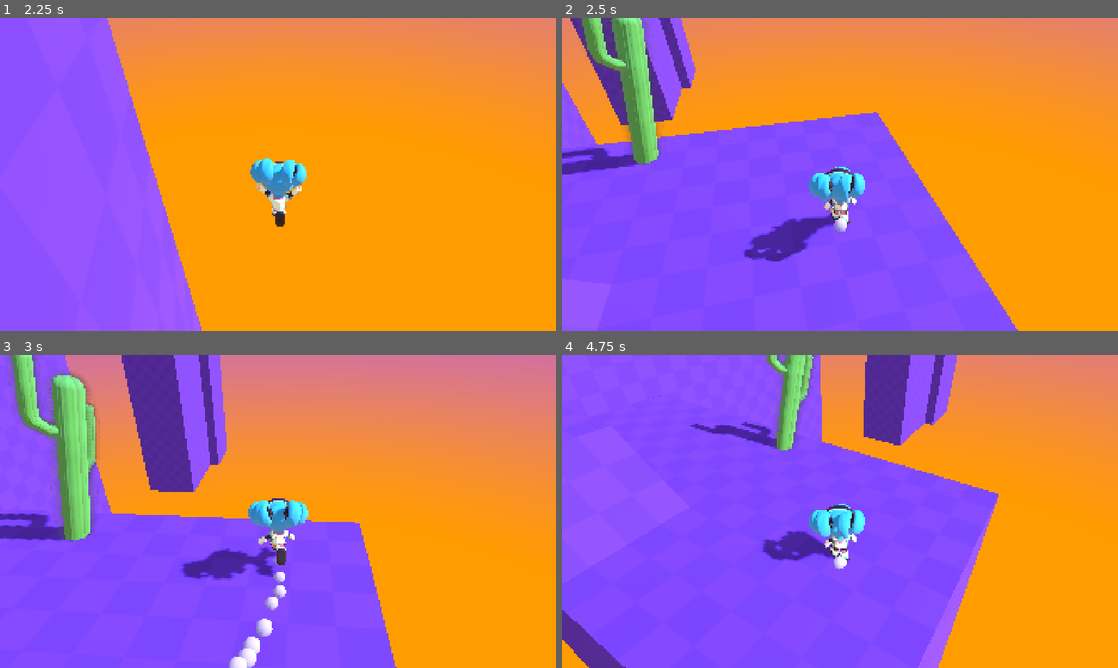
Above: before the commit, frames 1-4 (two rows, left to right).
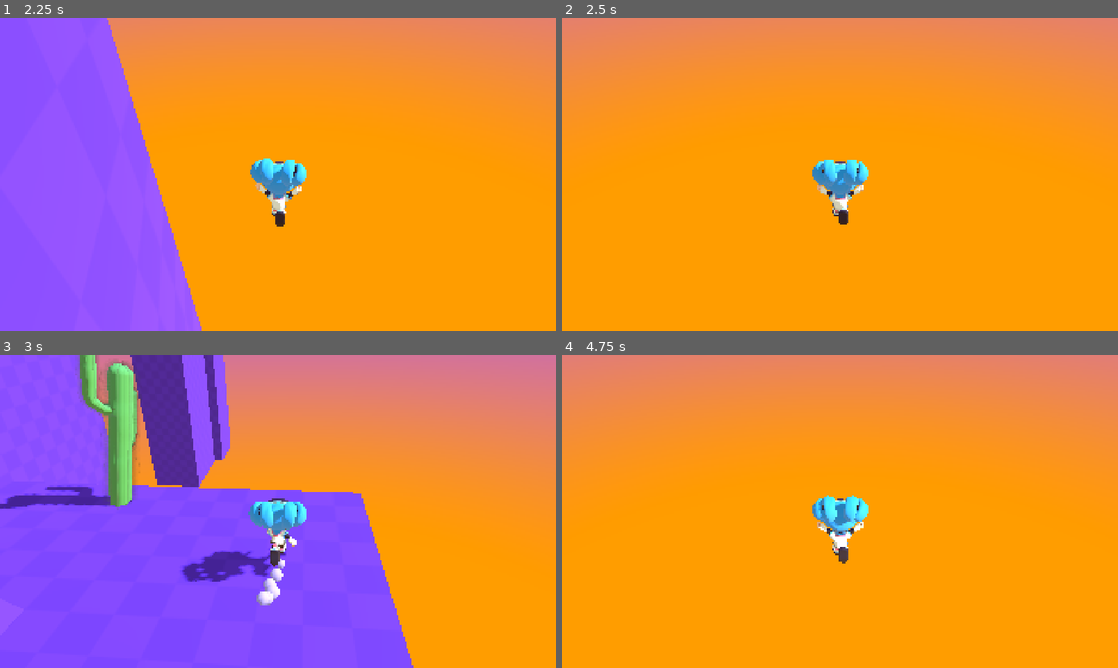
Above: after the commit, the same moments.

Repository: SzaboKt/godot-fejlettprog
Game: Godot game, scene res://game.tscn
Two runs of this game, one before a commit and one after it. Both use one fixed random seed, a clock stepped at 60 frames per second and the inputs below.
Inputs (mouse positions are in pixels of both pictures, inside the frame that each line leads up to):
- Up to frame 1 (2.25 s): move the mouse to (400, 158) at 0.52 s; hold D (move_right) 0.53-1.28 s; hold F (push_enemy, bound only after the commit) 0.53-1.28 s; tap Space (jump) at 0.77, 1.52 s; move the mouse to (166, 190) at 1.27 s; hold S (move_down) 1.28-2.03 s; click (166, 190) at 1.35 s; tap F (push_enemy, bound only after the commit) at 1.55 s; move the mouse to (289, 168) at 2.02 s; hold W (move_up) from 2.03 s (still down); hold F (push_enemy, bound only after the commit) from 2.03 s (still down)
- Up to frame 2 (2.5 s): keep holding W (move_up); keep holding F (push_enemy, bound only after the commit)
- Up to frame 3 (3 s): keep holding W (move_up); move the mouse to (272, 517) at 2.77 s; release F (push_enemy, bound only after the commit) at 2.78 s; tap F (push_enemy, bound only after the commit) at 2.85 s
- Up to frame 4 (4.75 s): keep holding W (move_up); tap Space (jump) at 3.02, 3.77, 4.52 s; move the mouse to (878, 514) at 3.52 s; press the mouse at (878, 514) at 3.53 s; tap F (push_enemy, bound only after the commit) at 3.8, 4.35 s; move the mouse to (795, 508) at 4.27 s; release the mouse at (795, 508) at 4.28 s

Frame 1 is identical in both runs. In frame 2, 51% of the frame differs, in the area x 0-83%, y 0-100%; in frame 3, 18%; in frame 4, 68%, in the area x 0-79%, y 0-100%.

Commit message:
feat: player can push enemies

Diff:
--- a/level/interactable/kill_plane/kill_plane_3d.gd
+++ b/level/interactable/kill_plane/kill_plane_3d.gd
@@ -3,6 +3,9 @@
 
 func _ready() -> void:
 	body_entered.connect(func (_body_that_entered: PhysicsBody3D) -> void:
-		await get_tree().process_frame
-		Events.kill_plane_touched.emit()
+		if _body_that_entered is Player:
+			await get_tree().process_frame
+			Events.kill_plane_touched.emit()
+		else:
+			_body_that_entered.queue_free()
 	)
--- a/level/level.tscn
+++ b/level/level.tscn
@@ -83,6 +83,10 @@
 vertices = PackedVector3Array(-24.25, 8.5, -19.5, -25.25, 8.5, -19.75, -25.5, 8.5, -19.25, -27, 8.5, -23.5, -27, 8.5, -21.5, -25.75, 8.5, -22.25, -24.75, 8.5, -22.25, -23, 8.5, -23.5, -23, 8.5, -16.5, -23.75, 8.5, -21.5, -26.25, 8.5, -19.25, -27, 8.5, -20.5, -27, 8.5, -16.5)
 polygons = [PackedInt32Array(2, 1, 0), PackedInt32Array(5, 4, 3), PackedInt32Array(5, 3, 6), PackedInt32Array(6, 3, 7), …(195 unchanged characters)…
 
+[sub_resource type="NavigationMesh" id="NavigationMesh_rhqlf"]
+vertices = PackedVector3Array(-36, 8.5, -23.5, -36, 8.5, -16.5, -32, 8.5, -16.5, -32, 8.5, -23.5)
+polygons = [PackedInt32Array(3, 2, 0), PackedInt32Array(0, 2, 1)]
+
 [node name="Level" type="Node3D"]
 
 [node name="WorldEnvironment" type="WorldEnvironment" parent="."]
@@ -95,7 +99,7 @@
 directional_shadow_max_distance = 40.0
 
 [node name="KillPlane" parent="." instance=ExtResource("3_1g472")]
-transform = Transform3D(0.707107, 0, -0.707107, 0, 1, 0, 0.707107, 0, 0.707107, -55.25, -17.7152, -20)
+transform = Transform3D(0.707107, 0, -0.707107, 0, 1, 0, 0.707107, 0, 0.707107, -55.25, -27.3072, -20)
 
 [node name="Cactus_Small_4" parent="." instance=ExtResource("1_oaaa3")]
 transform = Transform3D(1.97278, -0.330371, -0.0536778, 0.330812, 1.9734, 0.0124367, 0.0508846, -0.0211358, 2.00022, 3.5, 2.2809, -28)
@@ -161,12 +165,6 @@
 [node name="Cactus_Small_9" parent="." instance=ExtResource("6_ona4a")]
 transform = Transform3D(-2.99633, 0.231602, -1.56352, 0.381736, 3.35793, -0.234152, 1.5338, -0.383288, -2.99613, -47.7949, 8.42468, -22.8013)
 
-[node name="CSGBox3D11" type="CSGBox3D" parent="."]
-transform = Transform3D(1, 0, 0, 0, 1, 0, 0, 0, 1, -34, 7.5, -20)
-material_override = ExtResource("7_njuj4")
-use_collision = true
-size = Vector3(5, 1, 8)
-
 [node name="CSGBox3D2" type="CSGBox3D" parent="."]
 transform = Transform3D(1, 0, 0, 0, 1, 0, 0, 0, 1, 2, -9.5, -31)
 material_override = ExtResource("7_njuj4")
@@ -248,4 +246,20 @@
 [node name="Area3D" parent="NavigationRegion3D/Rogue" index="4"]
 collision_mask = 2
 
+[node name="NavigationRegion3D2" type="NavigationRegion3D" parent="."]
+navigation_mesh = SubResource("NavigationMesh_rhqlf")
+
+[node name="CSGBox3D11" type="CSGBox3D" parent="NavigationRegion3D2"]
+transform = Transform3D(1, 0, 0, 0, 1, 0, 0, 0, 1, -34, 7.5, -20)
+material_override = ExtResource("7_njuj4")
+use_collision = true
+size = Vector3(5, 1, 8)
+
+[node name="Rogue" parent="NavigationRegion3D2" instance=ExtResource("12_tpysj")]
+transform = Transform3D(-0.693226, 0, 0.720721, 0, 1, 0, -0.720721, 0, -0.693226, -32.993, 7.98995, -21.6065)
+
+[node name="Area3D" parent="NavigationRegion3D2/Rogue" index="4"]
+collision_mask = 2
+
 [editable path="NavigationRegion3D/Rogue"]
+[editable path="NavigationRegion3D2/Rogue"]
--- a/player/player_3d_template.gd
+++ b/player/player_3d_template.gd
@@ -16,7 +16,7 @@
 ## animation tree changes between the idle and running states.
 @export var stopping_speed := 1.0
 
-@export var push_speed := 40
+@export var push_speed: float = 40.0
 
 @export_group("Camera")
 @export_range(0.0, 1.0) var mouse_sensitivity := 0.25
@@ -30,6 +30,7 @@
 var _gravity := -30.0
 var _was_on_floor_last_frame := true
 var _camera_input_direction := Vector2.ZERO
+var _enemy : CharacterBody3D
 
 ## The last movement or aim direction input by the player. We use this to orient
 ## the character model.
@@ -43,7 +44,7 @@
 @onready var _landing_sound: AudioStreamPlayer3D = %LandingSound
 @onready var _jump_sound: AudioStreamPlayer3D = %JumpSound
 @onready var _dust_particles: GPUParticles3D = %DustParticles
-
+@onready var label: Label = $Label
 
 func _ready() -> void:
 	Events.kill_plane_touched.connect(func on_kill_plane_touched() -> void:
@@ -64,6 +65,8 @@
 		Input.mouse_mode = Input.MOUSE_MODE_VISIBLE
 	elif event.is_action_pressed("left_click"):
 		Input.mouse_mode = Input.MOUSE_MODE_CAPTURED
+	if _enemy and event.is_action_pressed("push_enemy"):
+		_enemy.push()
 
 
 func _unhandled_input(event: InputEvent) -> void:
@@ -79,7 +82,7 @@
 
 func push(global_projectile_position) -> void:
 	var push_direction = (global_position - global_projectile_position).normalized()
-	velocity = push_direction * push_speed
+	velocity += push_direction * push_speed
 
 func _physics_process(delta: float) -> void:
 	_camera_pivot.rotation.x += _camera_input_direction.y * delta
@@ -135,4 +138,13 @@
 		_landing_sound.play()
 
 	_was_on_floor_last_frame = is_on_floor()
+
 	move_and_slide()
+
+func _enemy_in_detection_area(body: Node3D) -> void:
+	_enemy = body
+	label.visible = true
+
+func _enemy_exited_detection_area(body: Node3D) -> void:
+	_enemy = null
+	label.visible = false
--- a/player/player_3d_template.tscn
+++ b/player/player_3d_template.tscn
@@ -47,6 +47,9 @@
 length = 0.5
 slide_on_slope = true
 
+[sub_resource type="SphereShape3D" id="SphereShape3D_6bmsq"]
+radius = 2.87594
+
 [node name="Player" type="CharacterBody3D"]
 collision_layer = 3
 script = ExtResource("1_6bmsq")
@@ -94,3 +97,22 @@
 transform = Transform3D(1, 3.19744e-14, 2.13163e-14, 0, 1, 0, 0, 0, 1, -2.4869e-14, 2.38419e-07, 10)
 current = true
 fov = 50.0
+
+[node name="EnemyDetectionArea" type="Area3D" parent="."]
+collision_layer = 0
+collision_mask = 8
+
+[node name="CollisionShape3D" type="CollisionShape3D" parent="EnemyDetectionArea"]
+shape = SubResource("SphereShape3D_6bmsq")
+
+[node name="Label" type="Label" parent="."]
+visible = false
+offset_left = 1084.0
+offset_top = 615.0
+offset_right = 1449.0
+offset_bottom = 684.0
+theme_override_font_sizes/font_size = 50
+text = "Press F to push"
+
+[connection signal="body_entered" from="EnemyDetectionArea" to="." method="_enemy_in_detection_area"]
+[connection signal="body_exited" from="EnemyDetectionArea" to="." method="_enemy_exited_detection_area"]
--- a/project.godot
+++ b/project.godot
@@ -74,6 +74,11 @@
 "events": [Object(InputEventMouseButton,"resource_local_to_scene":false,"resource_name":"","device":-1,"window_id":0,"a …(253 unchanged characters)…
 ]
 }
+push_enemy={
+"deadzone": 0.2,
+"events": [Object(InputEventKey,"resource_local_to_scene":false,"resource_name":"","device":-1,"window_id":0,"alt_pressed":false,"shift_pressed":false,"ctrl_pressed":false,"meta_pressed":false,"pressed":false,"keycode":0,"physical_keycode":70,"key_label":0,"unicode":102,"location":0,"echo":false,"script":null)
+]
+}
 
 [rendering]
 
--- a/rouge/rogue.gd
+++ b/rouge/rogue.gd
@@ -5,6 +5,7 @@
 @export var jump_velocity: float = 4.5
 @export var rotation_speed: float = 5.0
 @export var acceleration: float = 20.0
+@export var push_speed: float = 20.0
 
 @onready var navigation_agent_3d: NavigationAgent3D = $NavigationAgent3D
 @onready var gravity: float = -ProjectSettings.get_setting("physics/3d/default_gravity")
@@ -18,6 +19,7 @@
 var move_direction: Vector3
 var bake_finished: bool = false
 var player: Player
+var being_pushed: bool = false
 
 func randomize_wander():
 	var random_point := Vector3(randf_range(-30, 30), 0, randf_range(-30, 30))
@@ -36,14 +38,19 @@
 
 func _physics_process(delta: float) -> void:
 	if player:
-		velocity = Vector3.ZERO
 		look_at(player.global_position, Vector3(0,1,0), true)
 		animation_tree["parameters/conditions/is_shooting"] = true
 		animation_tree["parameters/conditions/idle"] = false
 		animation_tree["parameters/conditions/is_walking"] = false
+		if state_machine.get_current_node() == "Walking_B":
+			velocity = Vector3.ZERO
+	#elif being_pushed:
+		#print(velocity)
+		#move_toward(velocity.x, 0.0, delta)
+		#move_toward(velocity.z, 0.0, delta)
 	else:
 		animation_tree["parameters/conditions/is_shooting"] = false
-		if idle_timer.is_stopped():
+		if idle_timer.is_stopped() and not state_machine.get_current_node() in ["1H_Ranged_Shoot", "1H_Ranged_Reload"]:
 			animation_tree["parameters/conditions/idle"] = false
 			animation_tree["parameters/conditions/is_walking"] = true
 			var destination: Vector3 = navigation_agent_3d.get_next_path_position()
@@ -59,20 +66,20 @@
 			animation_tree["parameters/conditions/is_walking"] = false
 			velocity = Vector3.ZERO
 
-	if state_machine.get_current_node() in ["1H_Ranged_Reload", "1H_Ranged_Shoot"]:
-		print("asd")
-		velocity = Vector3.ZERO
+	#if state_machine.get_current_node() in ["1H_Ranged_Reload", "1H_Ranged_Shoot"]:
+		#velocity = Vector3.ZERO
 	#if velocity.normalized() == Vector3(0, -1, 0):
 		#$AnimationPlayer.play("Unarmed_Pose")
-
 	velocity.y += gravity
 	move_and_slide()
 
 func _on_navigation_agent_3d_navigation_finished() -> void:
 	randomize_idle()
 
-#func _on_navigation_region_3d_bake_finished() -> void:
-	#randomize_wander()
+func push() -> void:
+	being_pushed = true
+	print("push")
+	velocity += -global_transform.basis.z * push_speed
 
 func _on_area_3d_body_entered(body: Node3D) -> void:
 	print("enemy detected")
--- a/rouge/rogue.tscn
+++ b/rouge/rogue.tscn
@@ -73,6 +73,7 @@
 graph_offset = Vector2(-72.1078, 0)
 
 [node name="Rogue" instance=ExtResource("1_qgo38")]
+collision_layer = 9
 script = ExtResource("2_hs352")
 speed = 2.5
 
@@ -130,7 +131,8 @@
 one_shot = true
 
 [connection signal="navigation_finished" from="NavigationAgent3D" to="." method="_on_navigation_agent_3d_navigation_finished"]
+[connection signal="body_entered" from="Area3D" to="." method="_on_area_3d_body_entered"]
 [connection signal="body_entered" from="Area3D" to="ProjectileLauncher" method="_on_area_3d_body_entered"]
-[connection signal="body_entered" from="Area3D" to="." method="_on_area_3d_body_entered"]
+[connection signal="body_exited" from="Area3D" to="." method="_on_area_3d_body_exited"]
 [connection signal="body_exited" from="Area3D" to="ProjectileLauncher" method="_on_area_3d_body_exited"]
 [connection signal="timeout" from="IdleTimer" to="." method="_on_idle_timer_timeout"]
Not shown: 1 places in level/level.tscn that only renumber resources
Not shown: 1 places in player/player_3d_template.tscn that only renumber resources
